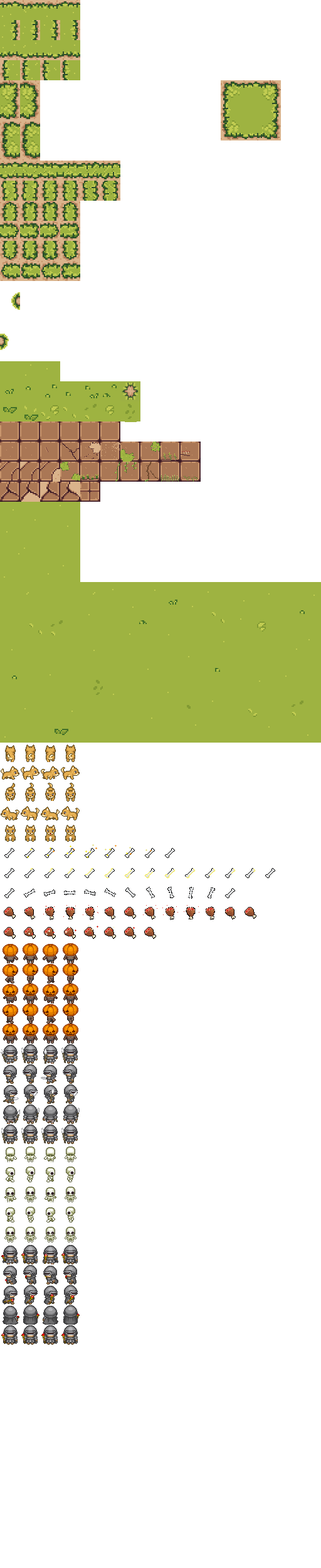
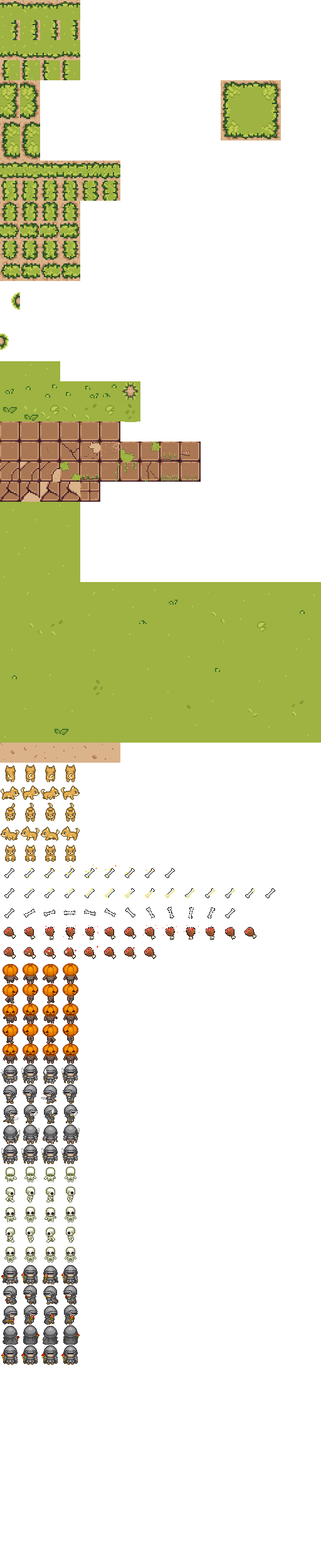
Revision of a layered 321×1568 image; what changed, layer by layer:
added layer "tiles.png copy #8" above "tiles.png copy #7" over (0, 742, 121, 763)
painted on "tiles.png copy #7" over (0, 744, 276, 1365)
